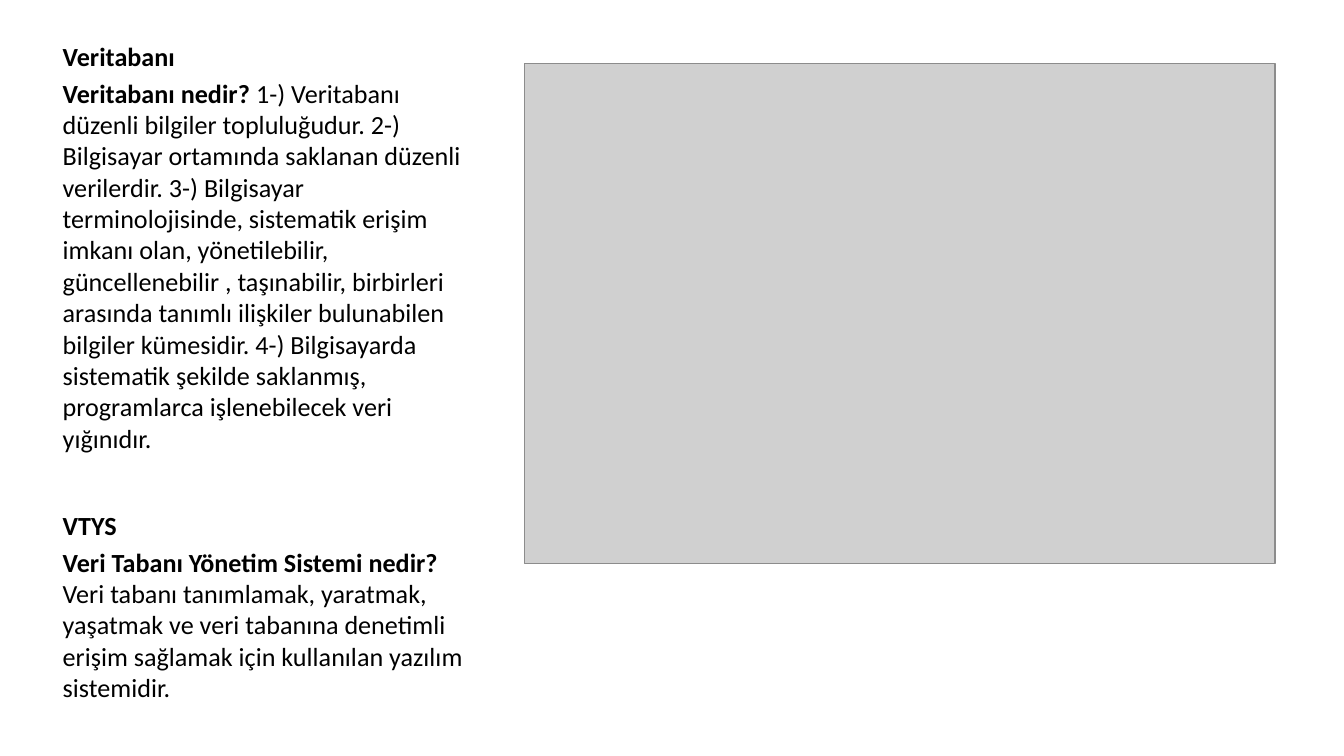
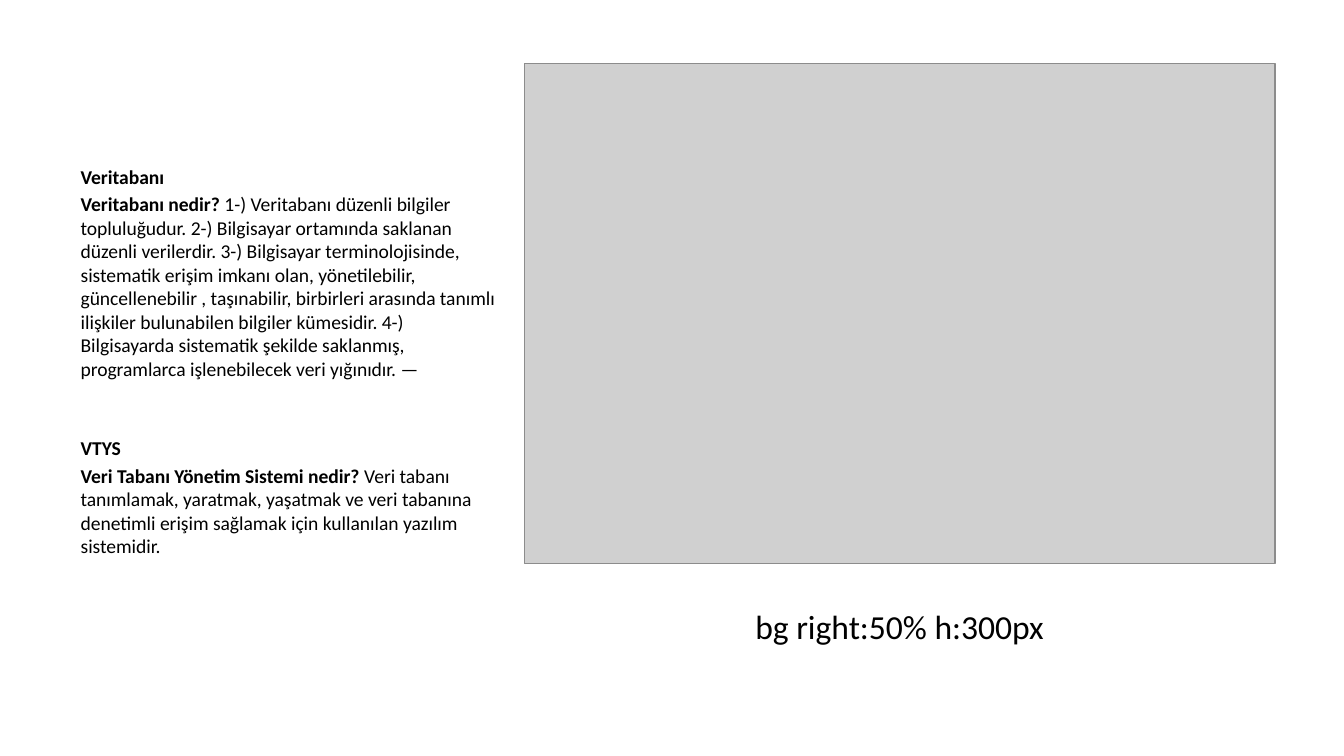
Before and after one commit to ucoruh/course-note-template, a slide deck: slide 5 of docs/week-1/week-1.tr.md_word.pptx. Drawn at 1344x756 pixels with LibreOffice and Linux fonts; fonts in the diff are those of the drawing; grey boxes stand for pictures. Boxes give left, top, right and bottom in pixels: in the first picture for what was removed or moved away, otherwise in the second. Text is boxed around its words. In the diff, an @@ line names an element or a change of style, - is before the commit and + after.

```diff
--- a/docs/week-1/week-1.tr.md_word.pptx
+++ b/docs/week-1/week-1.tr.md_word.pptx
@@ text "Veritabanı" moved from (x1=63, y1=47, x2=462, y2=698) to (x1=81, y1=170, x2=495, y2=553) @@
@@ text at (x1=81, y1=170, x2=471, y2=553): size 14 to 10.5 pt in "Veritabanı", "VTYS", "Veri Tabanı Yönetim Sistemi nedir? Veri tabanı ..." @@
@@ text at (x1=81, y1=197, x2=495, y2=380): text changed; size 14 to 10.5 pt @@
-Veritabanı nedir? 1-) Veritabanı düzenli bilgiler topluluğudur. 2-) Bilgisayar ortamında saklanan düzenli verilerdir. 3-) Bilgisayar terminolojisinde, sistematik erişim imkanı olan, yönetilebilir, güncellenebilir , taşınabilir, birbirleri arasında tanımlı ilişkiler bulunabilen bilgiler kümesidir. 4-) Bilgisayarda sistematik şekilde saklanmış, programlarca işlenebilecek veri yığınıdır.
+Veritabanı nedir? 1-) Veritabanı düzenli bilgiler topluluğudur. 2-) Bilgisayar ortamında saklanan düzenli verilerdir. 3-) Bilgisayar terminolojisinde, sistematik erişim imkanı olan, yönetilebilir, güncellenebilir , taşınabilir, birbirleri arasında tanımlı ilişkiler bulunabilen bilgiler kümesidir. 4-) Bilgisayarda sistematik şekilde saklanmış, programlarca işlenebilecek veri yığınıdır. —
@@ text added at (x1=755, y1=615, x2=1044, y2=645), 18 pt, text #000000 @@
+bg right:50% h:300px
```
Also in this commit, not shown: 4 other slides changed, 3 other files.
